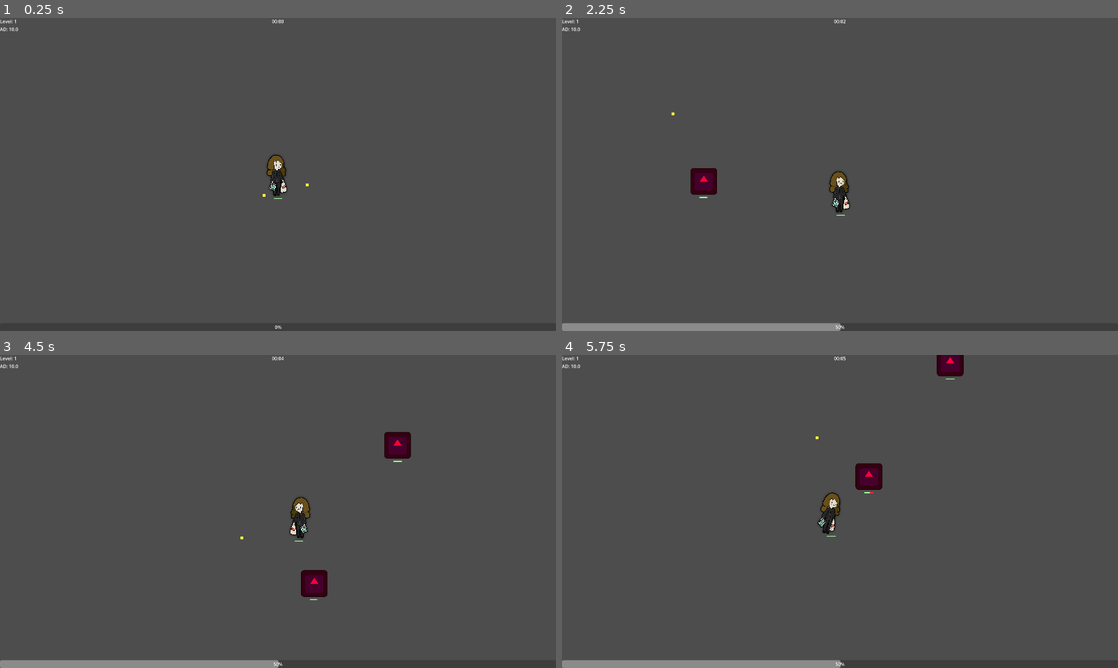
Above: before the commit, frames 1-4 (two rows, left to right).
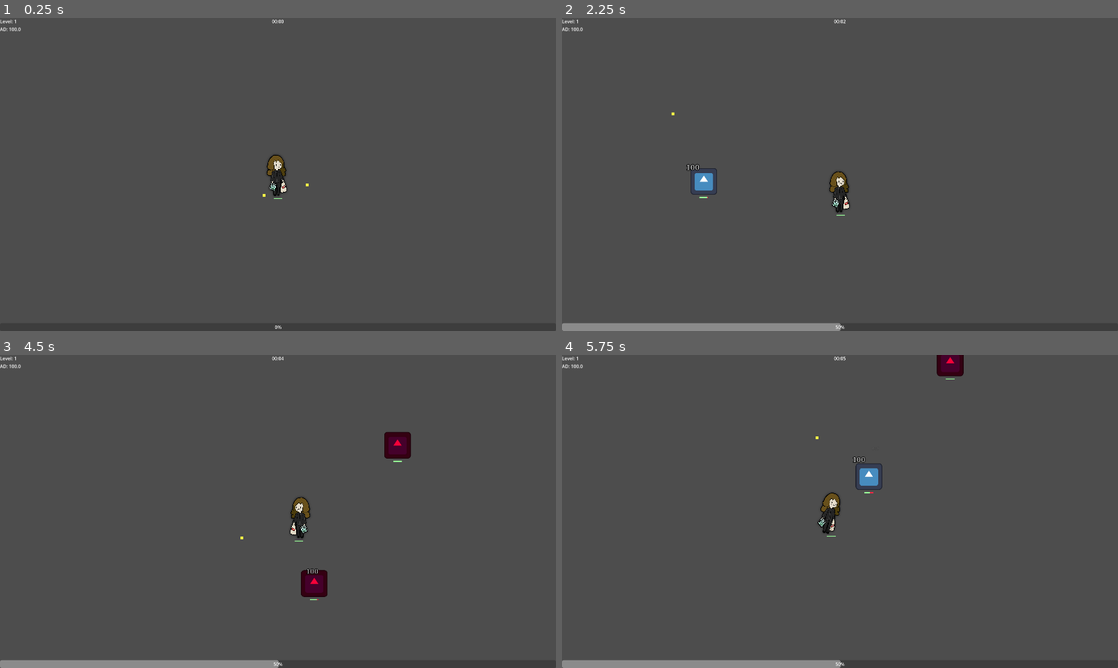
Above: after the commit, the same moments.

Repository: Vilkiy/Debt-Survivors
Game: Godot game, scene res://logic/game_handler/game_handler.tscn
Same seed, same stepped clock (60 frames per second), same inputs: the game is played once before the commit and once after it. The engine's default icon, where the game draws it, is replaced by a stand-in: a white triangle on a blue panel in a dark square.
Inputs (mouse positions are in pixels of both pictures, inside the frame that each line leads up to):
- Up to frame 1 (0.25 s): no input
- Up to frame 2 (2.25 s): move the mouse to (962, 158) at 0.52 s; hold D (move_right) 0.53-1.28 s; tap E (dash) at 0.6, 1.35, 2.1 s; move the mouse to (728, 190) at 1.27 s; hold S (move_down) 1.28-2.03 s; move the mouse to (895, 105) at 2.02 s; hold D (move_right) from 2.03 s (still down)
- Up to frame 3 (4.5 s): move the mouse to (250, 574) at 2.77 s; release D (move_right) at 2.78 s; hold W (move_up) 2.78-3.53 s; tap E (dash) at 2.85, 3.6, 4.35 s; move the mouse to (444, 558) at 3.52 s; hold A (move_left) from 3.53 s (still down); move the mouse to (111, 464) at 4.27 s
- Up to frame 4 (5.75 s): move the mouse to (867, 511) at 5.02 s; release A (move_left) at 5.03 s; hold S (move_down) from 5.03 s (still down); tap E (dash) at 5.1 s

The runs differ from the first frame. In frame 1, less than 0.1% of the frame differs, in the area x 2-4%, y 2-5%; in frame 2, 0.4%; in frame 3, less than 0.1%; in frame 4, 0.5%, in the area x 2-58%, y 2-44%.

Commit message:
flash effect/damage numbers

Diff:
--- a/Assets/Scenes/Enemy.tscn
+++ b/Assets/Scenes/Enemy.tscn
@@ -25,3 +25,5 @@
 offset_top = 54.0
 offset_right = -15.0
 offset_bottom = 54.0
+
+[connection signal="took_damage" from="HealthHandler" to="." method="flash_white"]
--- a/Assets/Scripts/enemy.gd
+++ b/Assets/Scripts/enemy.gd
@@ -3,7 +3,7 @@
 
 
 @export var speed: float = 80.0
-@export var max_hp: int = 10
+@export var max_hp: int = 1000
 @export var damage: int = 5
 
 var hit_cooldown := 0.5  # seconds between hits
@@ -18,19 +18,27 @@
 var player: Node2D
 var dead : bool = false
 
+@onready var sprite: Sprite2D = $Sprite2D
+var original_color: Color
+var flash_timer: float = 0.0
+var flash_duration: float = 0.1
+
 func _ready():
 	hp = max_hp
-
 	await get_tree().process_frame
-
 	player = GlobalVar.player
-
 	health_handler.died.connect(_on_death)
-
-	#print("Groups:", get_groups())
+	original_color = sprite.modulate  # store the red colour from the scene
 
 
 func _physics_process(_delta):
+
+	# add this at the top of _physics_process
+	if flash_timer > 0.0:
+		flash_timer -= _delta
+		if flash_timer <= 0.0:
+			sprite.modulate = original_color
+
 	if player == null:
 		return
 
@@ -63,7 +71,9 @@
 	queue_free()
 
 
-
+func flash_white() -> void:
+	sprite.modulate = Color.WHITE
+	flash_timer = flash_duration
 
 
 func get_separation_vector():
--- a/Assets/Scripts/player.gd
+++ b/Assets/Scripts/player.gd
@@ -1,7 +1,7 @@
 class_name Player
 extends CharacterBody2D
 
-var attack_damage_base: float = 10.0
+@export var attack_damage_base: float = 100.0
 var attack_damage_multiplier: float = 1.0
 
 var attack_damage: float:
--- /dev/null
+++ b/logic/UI/damage_numbers/damage_number.gd
@@ -0,0 +1,31 @@
+class_name DamageNumber
+extends Control
+
+@onready var label: Label = $Label
+
+static var z_counter: int = 10
+
+var float_speed: float = 60.0
+var lifetime: float = 0.8
+var timer: float = 0.0
+
+# TO DO FIGURE OUT HOW TO ADD STROKE
+
+func setup(amount: float) -> void:
+	z_index = z_counter
+	z_counter += 1
+	label.text = str(int(amount))
+	label.position.x += randf_range(-40.0, 40.0)
+	label.position.y += randf_range(-10.0, 10.0)
+
+func _process(delta: float) -> void:
+	timer += delta
+	position.y -= float_speed * delta
+
+	var progress = timer / lifetime  # goes from 0.0 to 1.0
+	modulate.a = 1.0 - progress
+	var new_scale = 1.0 - progress * 0.5
+	scale = Vector2.ONE * new_scale
+
+	if timer >= lifetime:
+		queue_free()
--- /dev/null
+++ b/logic/UI/damage_numbers/damage_number.tscn
@@ -0,0 +1,49 @@
+[gd_scene format=3 uid="uid://dbwsahc10r180"]
+
+[ext_resource type="Script" uid="uid://ob3mf4ir6fix" path="res://logic/UI/damage_numbers/damage_number.gd" id="1_i3qao"]
+
+[sub_resource type="FontFile" id="FontFile_i3qao"]
+subpixel_positioning = 0
+msdf_pixel_range = 14
+msdf_size = 128
+cache/0/variation_coordinates = {}
+cache/0/face_index = 0
+cache/0/embolden = 0.0
+cache/0/transform = Transform2D(1, 0, 0, 1, 0, 0)
+cache/0/spacing_top = 0
+cache/0/spacing_bottom = 0
+cache/0/spacing_space = 0
+cache/0/spacing_glyph = 0
+cache/0/baseline_offset = 0.0
+cache/0/16/0/ascent = 0.0
+cache/0/16/0/descent = 0.0
+cache/0/16/0/underline_position = 0.0
+cache/0/16/0/underline_thickness = 0.0
+cache/0/16/0/scale = 1.0
+cache/0/24/0/ascent = 0.0
+cache/0/24/0/descent = 0.0
+cache/0/24/0/underline_position = 0.0
+cache/0/24/0/underline_thickness = 0.0
+cache/0/24/0/scale = 1.0
+
+[sub_resource type="LabelSettings" id="LabelSettings_if62k"]
+font = SubResource("FontFile_i3qao")
+font_size = 24
+font_color = Color(2.7999666, 2.6192079, 2.6704848, 1)
+outline_size = 10
+outline_color = Color(0.012617188, 0.012617188, 0.012617188, 1)
+
+[node name="DamageNumber" type="Control" unique_id=716738467]
+layout_mode = 3
+anchors_preset = 0
+script = ExtResource("1_i3qao")
+
+[node name="Label" type="Label" parent="." unique_id=1831894253]
+z_index = 10
+layout_mode = 0
+offset_left = -21.0
+offset_top = -36.0
+offset_right = 19.0
+offset_bottom = -3.0
+theme_override_font_sizes/font_size = 24
+label_settings = SubResource("LabelSettings_if62k")
--- a/logic/gameplay_elements/health_handler/health_handler.gd
+++ b/logic/gameplay_elements/health_handler/health_handler.gd
@@ -1,8 +1,9 @@
 class_name HealthHandler
 extends Control
 @onready var health_bar: ProgressBar = $HealthBar
+const DAMAGE_NUMBER = preload("res://logic/UI/damage_numbers/damage_number.tscn")
 
-@export var hp : float = 100:
+@export var hp : float = 1000:
 	set(value):
 		hp = value
 		health_bar.value = hp
@@ -13,16 +14,19 @@
 
 func _ready() -> void:
 	max_hp = hp
+	health_bar.max_value = hp
 	health_bar.value = hp
 
 
-
-func take_damage(damage_amount : float)->void:
+func take_damage(damage_amount: float) -> void:
 	if damage_amount > 0.0:
 		took_damage.emit()
+		var dn = DAMAGE_NUMBER.instantiate()
+		get_tree().root.get_child(0).add_child(dn)
+		dn.global_position = global_position + Vector2(0, -80)
+		dn.setup(damage_amount)
 
-
-	hp = clampf(hp - damage_amount,0.0,max_hp)
+	hp = clampf(hp - damage_amount, 0.0, max_hp)
 
 	if hp <= 0.0:
 		die()
--- a/logic/gameplay_elements/upgrades/upgrades.gd
+++ b/logic/gameplay_elements/upgrades/upgrades.gd
@@ -55,9 +55,9 @@
 		},
 		{
 		"name": "Attack Damage Up",
-		"description": "Gain 5 Attack Damage",
+		"description": "Gain 20 Attack Damage",
 		"apply": func():
-		player.attack_damage_base += 5
+		player.attack_damage_base += 20
 		player.recalculate_weapon_damages()
 		},
 		{
Not shown, added: logic/UI/damage_numbers/damage_number.gd.uid
Not shown, added: logic/UI/damage_numbers/damage_number.tscn1442566711.tmp
Not shown, added: logic/UI/damage_numbers/damage_number.tscn1449482097.tmp
